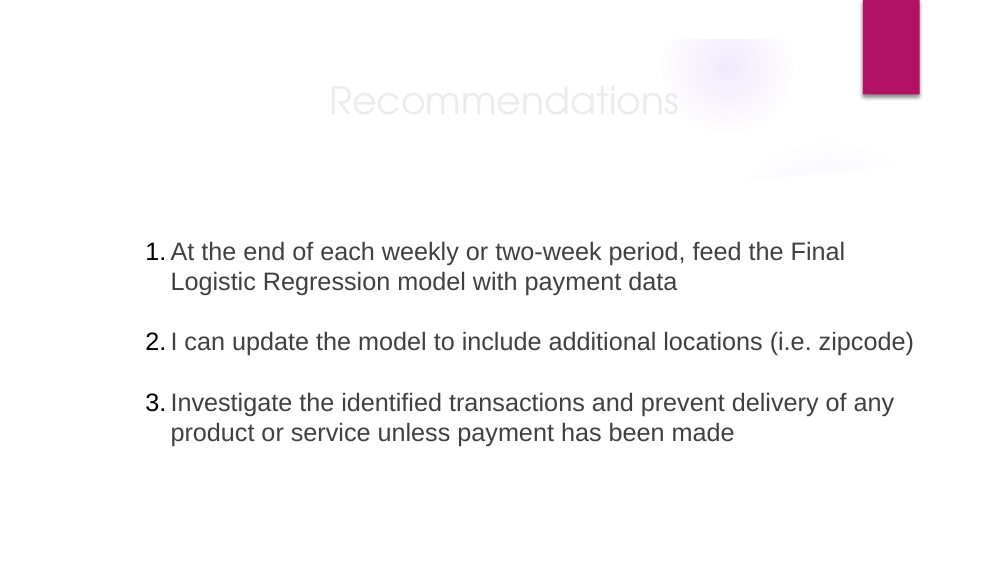
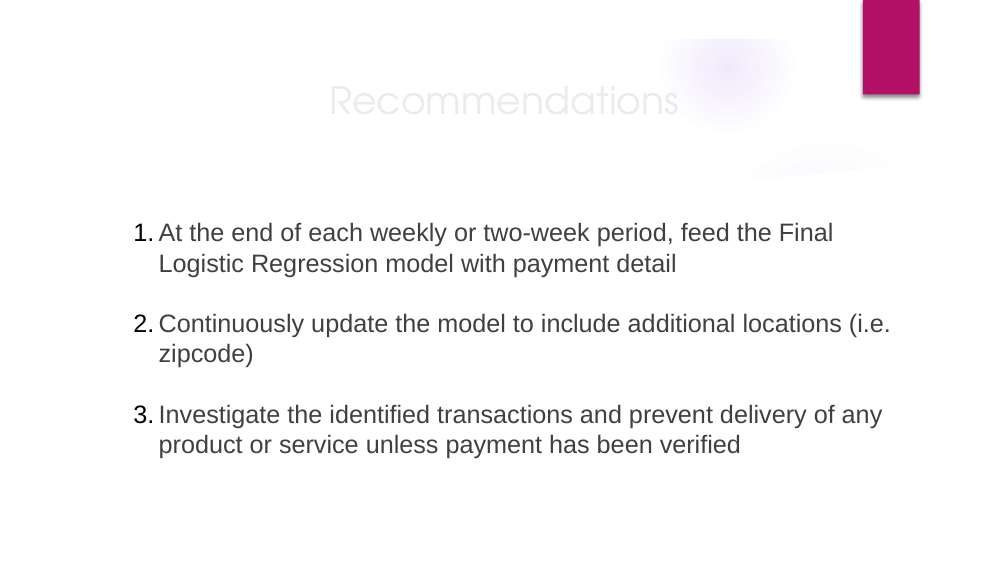
Before and after one commit to AliRampur/FlatIron-Capstone, a slide deck: slide 9 of presentation.pptx. Drawn at 1008x567 pixels with LibreOffice and Linux fonts; fonts in the diff are those of the drawing; background and template pictures are left out. Boxes give left, top, right and bottom in pixels: in the first picture for what was removed or moved away, otherwise in the second. Text is boxed around its words. In the diff, an @@ line names an element or a change of style, - is before the commit and + after.

```diff
--- a/presentation.pptx
+++ b/presentation.pptx
@@ subtitle at [159, 222, 891, 459]: text changed @@
-1. At the end of each weekly or two-week period, feed the Final Logistic Regression model with payment data
-2. I can update the model to include additional locations (i.e. zipcode)
-3. Investigate the identified transactions and prevent delivery of any product or service unless payment has been made
+1. At the end of each weekly or two-week period, feed the Final Logistic Regression model with payment detail
+2. Continuously update the model to include additional locations (i.e. zipcode)
+3. Investigate the identified transactions and prevent delivery of any product or service unless payment has been verified
```
Also in this commit, not shown: 10 other slides changed, 7 other files.
